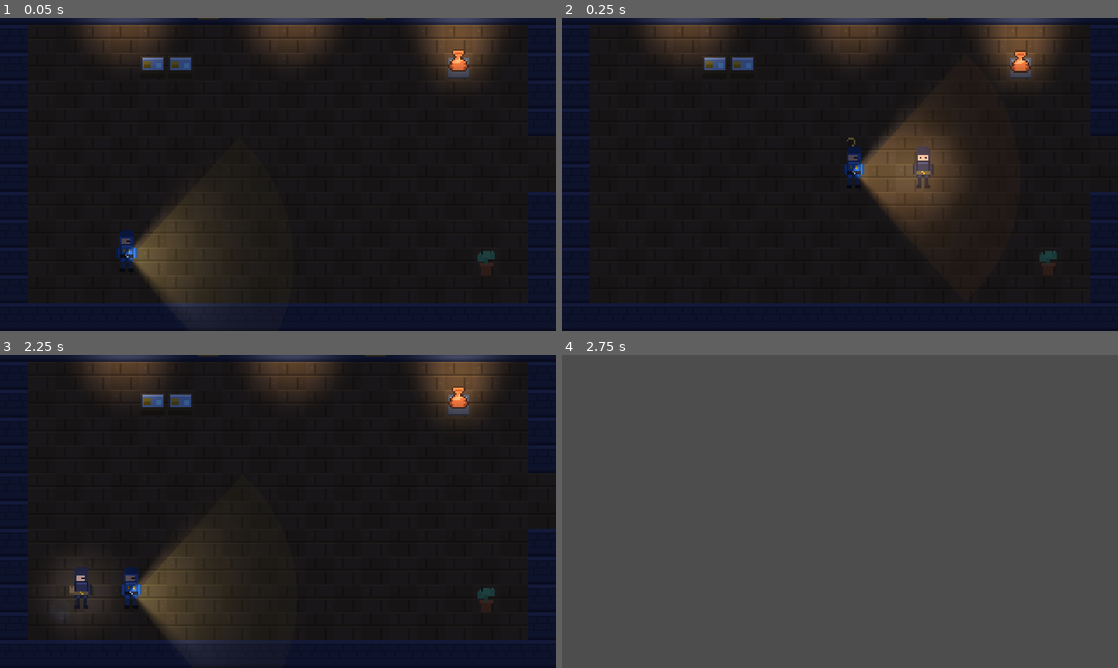
Above: before the commit, frames 1-4 (two rows, left to right).
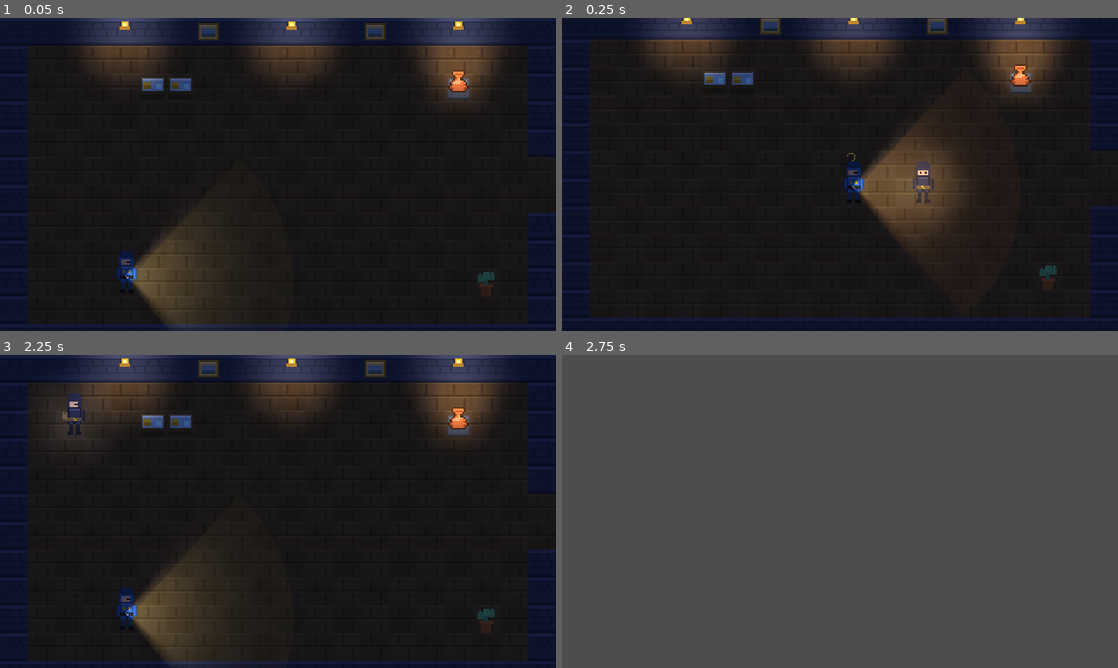
Above: after the commit, the same moments.

Repository: Olipias/thief-sim
Game: Godot game, scene res://tests/smoke_test.tscn
Same seed, same stepped clock (60 frames per second), same inputs: the game is played once before the commit and once after it. This scene is started directly instead of the project's main scene.
Inputs (mouse positions are in pixels of both pictures, inside the frame that each line leads up to):
- Up to frame 1 (0.05 s): no input
- Up to frame 2 (0.25 s): no input
- Up to frame 3 (2.25 s): tap Enter (ui_accept) at 0.5, 0.77 s; move the mouse to (400, 495) at 0.52 s; hold D (move_right) 0.53-1.25 s; hold B (bag) 0.53-1.25 s; click (400, 495) at 0.67 s; drag from (166, 527) to (250, 574) at 1.27 s; move the mouse to (333, 442) at 2.02 s; hold D (move_right) from 2.03 s (still down); hold P (phone) from 2.03 s (still down)
- Up to frame 4 (2.75 s): keep holding D (move_right); keep holding P (phone)

The runs differ from the first frame. In frame 1, 12% of the frame differs, in the area x 5-100%, y 0-100%; in frame 2, 8.8%; in frame 3, 14%; in frame 4, nothing differs.

Commit message:
v0.14.1 教学关公平性修复（巡逻避开门口 + 放宽警觉）
- 生成器硬校验：巡逻路线与门口相邻格距离 >= 3.5 格，违者生成失败
- 重排两关巡逻（博物馆 7 条 / 大英 6 条），进门不再直面手电
- 教学关 spot_delay_scale = 1.6（大英保持 1.0）；首见守卫提示
- 修正 toast 信号参数、常量行合并、测试与调参解耦
- 测试：逻辑 2494 / 内容 385 / 冒烟 132，verify 7 项全绿

Diff:
--- a/src/actors/police.gd
+++ b/src/actors/police.gd
@@ -41,6 +41,8 @@
 var _walk_time := 0.0
 var _caught_emitted := false
 var _blind_timer := 0.0
+## 警觉速度倍率（>1 = 更慢发现玩家；教学关用它提高容错）。
+var spot_delay_scale := 1.0
 var _investigate_pos := Vector2.ZERO
 var _investigate_timer := 0.0
 var _look_timer := 0.0
@@ -77,6 +79,10 @@
 
 func is_chasing() -> bool:
 	return state == State.CHASE
+
+
+func _spot_delay() -> float:
+	return SPOT_DELAY * spot_delay_scale
 
 
 ## Noise response: walk over to the position and look around.
@@ -137,7 +143,7 @@
 func _process_patrol(delta: float) -> void:
 	if _player != null and can_see_player():
 		_spot_timer += delta
-		if _spot_timer >= SPOT_DELAY:
+		if _spot_timer >= _spot_delay():
 			_enter_chase()
 			return
 	else:
@@ -162,7 +168,7 @@
 func _process_investigate(delta: float) -> void:
 	if _player != null and can_see_player():
 		_spot_timer += delta * INVESTIGATE_SPOT_MULTIPLIER
-		if _spot_timer >= SPOT_DELAY:
+		if _spot_timer >= _spot_delay():
 			_enter_chase()
 			return
 	else:
--- a/src/levels/british_museum.json
+++ b/src/levels/british_museum.json
@@ -109,12 +109,12 @@
  "tiles": [
   "####L##W##L##W##L###  ###W##L######L##W###",
   "#..................#  #..................#",
-  "#....dd.........a..#  #.s......2.......a.#",
-  "#..1...............#  #...dd.............#",
+  "#....dd.........a..#  #.s...2..........a.#",
+  "#..................#  #...dd.............#",
   "#..................#  #...dd.............#",
   "#........................................#",
   "#..................................dd....#",
-  "#..................#  #..................#",
+  "#..1...............#  #..................#",
   "#..................#  #........a.......s.#",
   "#.P......s.......v.#  #..................#",
   "#..................#  #..................#",
@@ -123,7 +123,7 @@
   "                               ..         ",
   "###W#L########L#W###  ##L##W###..###W##L##",
   "#..................#  #..................#",
-  "#.a.4..........5.v.#  #...3..............#",
+  "#.a.4........5...v.#  #....3.............#",
   "#..s~~~~~~~~~~~~...#  #..a.~~~~~~~~~~.s..#",
   "#...~~~~~T~~~~~~...#  #....~~~rrr~~~~....#",
   "#...~~~~~p~~~~~~...........~~~rdr~~~~....#",
@@ -139,12 +139,12 @@
   "#..................#  #..................#",
   "#..a...............#  #.va...............#",
   "#...dd.............#  #..................#",
-  "#...dd.............#  #...7..............#",
-  "#...6....................................#",
+  "#...dd.............#  #.....7............#",
+  "#........................................#",
   "#............dd..........................#",
   "#............dd....#  #..................#",
   "#..................#  #..................#",
-  "#.v.............a..#  #...............Xv.#",
+  "#.v.6...........a..#  #...............Xv.#",
   "#..................#  #..................#",
   "####################  ####################"
  ],
@@ -152,30 +152,30 @@
   "1": [
    [
     3,
-    3
-   ],
-   [
-    16,
-    3
+    7
+   ],
+   [
+    13,
+    7
    ]
   ],
   "2": [
    [
-    31,
+    28,
     2
    ],
    [
-    31,
-    9
+    28,
+    8
    ]
   ],
   "3": [
    [
-    26,
-    16
-   ],
-   [
-    26,
+    27,
+    16
+   ],
+   [
+    27,
     23
    ],
    [
@@ -199,27 +199,27 @@
   ],
   "5": [
    [
-    15,
-    16
-   ],
-   [
-    15,
-    23
+    13,
+    16
+   ],
+   [
+    13,
+    21
    ]
   ],
   "6": [
    [
     4,
-    33
-   ],
-   [
-    15,
-    33
+    37
+   ],
+   [
+    14,
+    37
    ]
   ],
   "7": [
    [
-    26,
+    28,
     32
    ],
    [
--- a/src/levels/museum_map.json
+++ b/src/levels/museum_map.json
@@ -127,27 +127,27 @@
  "tiles": [
   "####L##W##L##W##L###  ###L##W###L##W###L##",
   "#..................#  #..................#",
-  "#....dd.........a..#  #..a............d..#",
-  "#..................#  #..................#",
-  "#..................#  #.....~~~~~~~~.....#",
-  "#........................2..~~~~~~~~.....#",
+  "#.P..dd.........a..#  #..a............d..#",
+  "#..................#  #..................#",
+  "#..................#  #.....~~~~~~~~..2..#",
+  "#...........................~~~~~~~~.....#",
   "#...........................~~~~~~~~.....#",
   "#..................#  #..s..~~~~~~~~..a..#",
   "#..................#  #..................#",
-  "#.P.1............v.#  #..................#",
+  "#...1............v.#  #..................#",
   "#..................#  #..................#",
   "####################  #########..#########",
   "                               ..         ",
   "                               ..         ",
   "##L##W########W##L##  ####L###W..#W##L####",
   "#..................#  #..................#",
-  "#...4............5.#  #.v.3..............#",
-  "#..a.~~~~~~~~~~.s..#  #...............a..#",
+  "#.5................#  #.v................#",
+  "#..a4~~~~~~~~~~.s..#  #...............a..#",
   "#....~~~~T~~~~~....#  #.......rrr........#",
   "#....~~~~p~~~~~...............rdr........#",
   "#....~~~rrr~~~~...............r.r........#",
   "#....~~~~~~~~~~....#  #..................#",
-  "#..s.~~~~~~~~~~a...#  #..a...............#",
+  "#..s.~~~~~~~~~~a...#  #..a3..............#",
   "#..................#  #................v.#",
   "#..................#  #..................#",
   "#########..#########  ####################",
@@ -155,14 +155,14 @@
   "         ..                               ",
   "######W##..L#W######  ######L##W####L#####",
   "#..................#  #..................#",
-  "#........6.........#  #..............a...#",
+  "#..................#  #..............a...#",
   "#...dd...........a.#  #...~~~~~~~~.......#",
   "#...dd.............#  #...~~~~~~~~.......#",
   "#.........................~~~~~~~~.......#",
   "#............dd...........~~~~~~~~.......#",
   "#............dd....#  #...~~~~~~~~.......#",
   "#.a................#  #..d............s..#",
-  "#................v.#  #..................#",
+  "#...6............v.#  #..................#",
   "#..................#  #..................#",
   "####################  #########..#########",
   "                               ..         ",
@@ -171,9 +171,9 @@
   "                      #..................#",
   "                      #..a.............v.#",
   "                      #..................#",
+  "                      #..................#",
+  "                      #..................#",
   "                      #...7..............#",
-  "                      #..................#",
-  "                      #..................#",
   "                      #..................#",
   "                      #..................#",
   "                      #.v.............X..#",
@@ -193,19 +193,15 @@
   ],
   "2": [
    [
-    25,
-    5
-   ],
-   [
     38,
-    5
+    4
+   ],
+   [
+    38,
+    8
    ]
   ],
   "3": [
-   [
-    26,
-    16
-   ],
    [
     26,
     22
@@ -213,58 +209,46 @@
    [
     37,
     22
+   ]
+  ],
+  "4": [
+   [
+    4,
+    17
+   ],
+   [
+    12,
+    17
+   ]
+  ],
+  "5": [
+   [
+    2,
+    16
+   ],
+   [
+    2,
+    22
+   ]
+  ],
+  "6": [
+   [
+    4,
+    37
+   ],
+   [
+    15,
+    37
+   ]
+  ],
+  "7": [
+   [
+    26,
+    48
    ],
    [
     37,
-    16
-   ]
-  ],
-  "4": [
-   [
-    4,
-    16
-   ],
-   [
-    4,
-    23
-   ],
-   [
-    15,
-    23
-   ],
-   [
-    15,
-    16
-   ]
-  ],
-  "5": [
-   [
-    17,
-    16
-   ],
-   [
-    17,
-    23
-   ]
-  ],
-  "6": [
-   [
-    9,
-    30
-   ],
-   [
-    9,
-    37
-   ]
-  ],
-  "7": [
-   [
-    26,
-    46
-   ],
-   [
-    37,
-    46
+    48
    ]
   ]
  }
--- a/src/world/museum.gd
+++ b/src/world/museum.gd
@@ -196,6 +196,7 @@
 var _ended := false
 var _last_prompt := ""
 var _noise_warned := false
+var _patrol_hint_shown := false
 var _ghost_spawned := false
 var ghost: Ghost = null
 var ghost_delay := 3.5
@@ -387,6 +388,8 @@
 	for p in path:
 		points.append(_cell_center(int(p[0]), int(p[1])))
 	cop.patrol_points = points
+	if level_id == "museum":
+		cop.spot_delay_scale = 1.6  # 教学关：守卫反应更慢，提高容错
 	cop.caught.connect(_on_police_caught)
 	cop.alert_changed.connect(_on_police_alert_changed)
 	police.append(cop)
@@ -458,6 +461,9 @@
 		current_room = idx
 		visited_rooms[idx] = true
 		_apply_camera_limits(rooms[idx])
+		if not _patrol_hint_shown and _room_has_police(idx):
+			_patrol_hint_shown = true
+			toast.emit("前面有守卫在巡逻——先看清手电光锥的方向，再贴着边走。")
 	var prompt := ""
 	if _ghost_near():
 		prompt = "按 E 与器灵交谈"
@@ -469,6 +475,13 @@
 		prompt_changed.emit(prompt)
 	if _ghost_near() and Input.is_action_just_pressed("interact"):
 		_talk_to_ghost()
+
+
+func _room_has_police(idx: int) -> bool:
+	for cop in police:
+		if is_instance_valid(cop) and room_index_at(cop.global_position) == idx:
+			return true
+	return false
 
 
 func _ghost_near() -> bool:
--- a/tests/smoke_test.gd
+++ b/tests/smoke_test.gd
@@ -33,6 +33,7 @@
 	await _test_title_screen()
 	await _test_hub_levels()
 	await _test_mission_phone()
+	await _test_tutorial_balance()
 	await _test_dialogue_tree()
 	await _test_inspect_page()
 	await _test_ghost_talk()
@@ -103,6 +104,7 @@
 
 	var cop: Police = museum.police[1]
 	cop.patrol_points = []
+	cop.spot_delay_scale = 1.0  # 固定时序，避免受关卡调参影响
 	cop.global_position = Vector2(10 * 16 + 8, 6 * 16 + 8)
 	museum.player.global_position = cop.global_position + Vector2(40, 0)
 	cop._facing = Vector2.RIGHT
@@ -137,6 +139,7 @@
 	var museum := await _make_museum()
 	var cop: Police = museum.police[1]
 	cop.patrol_points = []
+	cop.spot_delay_scale = 1.0  # 固定时序，避免受关卡调参影响
 	cop.global_position = Vector2(10 * 16 + 8, 6 * 16 + 8)
 	museum.player.global_position = cop.global_position + Vector2(60, 0)
 	var levels: Array[int] = []
@@ -486,6 +489,30 @@
 	Game.set_level("museum")
 
 
+func _test_tutorial_balance() -> void:
+	Game.reset_run()
+	var museum := await _make_museum("museum")
+	var tutorial_scaled := true
+	for cop in museum.police:
+		if cop.spot_delay_scale <= 1.0:
+			tutorial_scaled = false
+	check(tutorial_scaled, "tutorial guards react slower (spot_delay_scale > 1)")
+	museum.end_game()
+	museum.queue_free()
+	await get_tree().process_frame
+
+	var bm := await _make_museum("british_museum")
+	var normal := true
+	for cop in bm.police:
+		if cop.spot_delay_scale != 1.0:
+			normal = false
+	check(normal, "british museum guards keep the normal reaction speed")
+	bm.end_game()
+	bm.queue_free()
+	await get_tree().process_frame
+	Game.set_level("museum")
+
+
 func _test_dialogue_tree() -> void:
 	var tree := load("res://src/ui/dialogue_tree.tscn").instantiate() as DialogueTree
 	add_child(tree)
Not shown, changed: CHANGELOG.md
Not shown, changed: docs/DECISIONS.md
Not shown, changed: tools/check_level.py
Not shown, changed: tools/gen_museum_map.py
